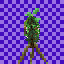
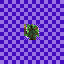
Layers edited between the first and the second 64 × 64 image:
moved "16x" into group "Vanilla 16x saplings" over [25, 24, 40, 40]
moved "64x" into group "64x Textures" over [18, 8, 48, 64]
moved "VanillaTweaks Large saplings" into group "save for vanillatweaks pack update" over [18, 8, 48, 64]
